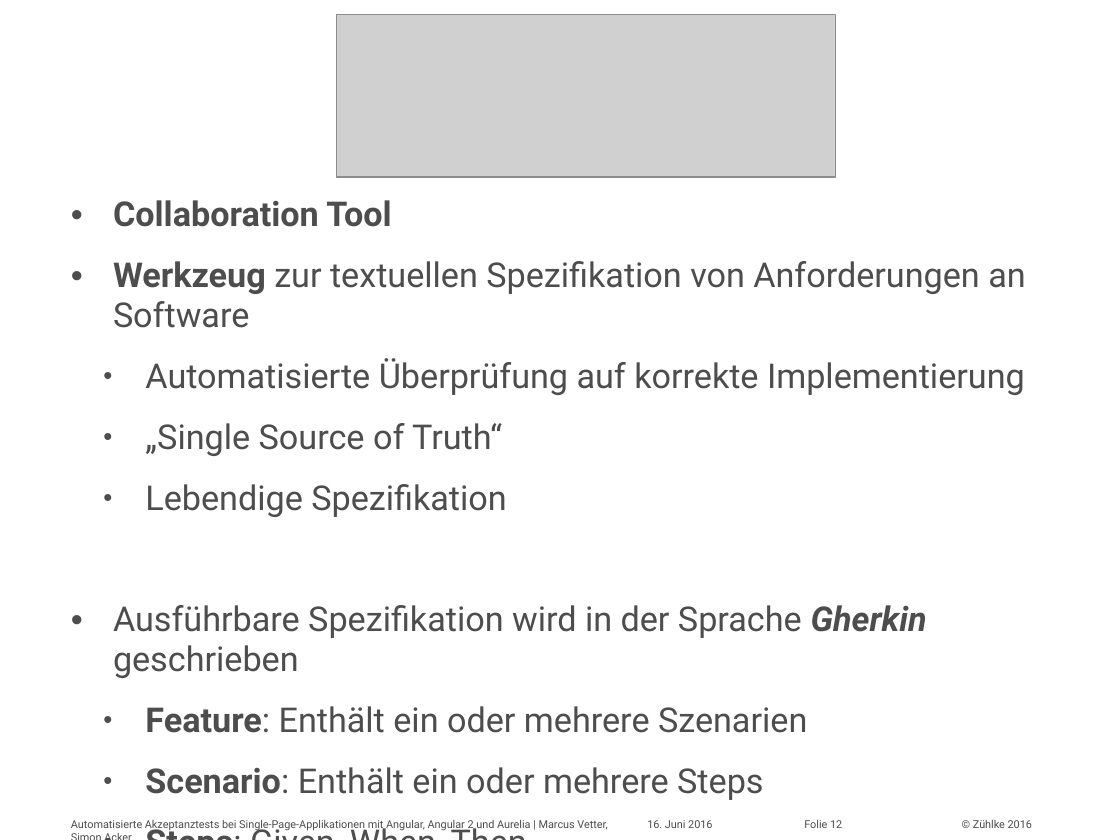
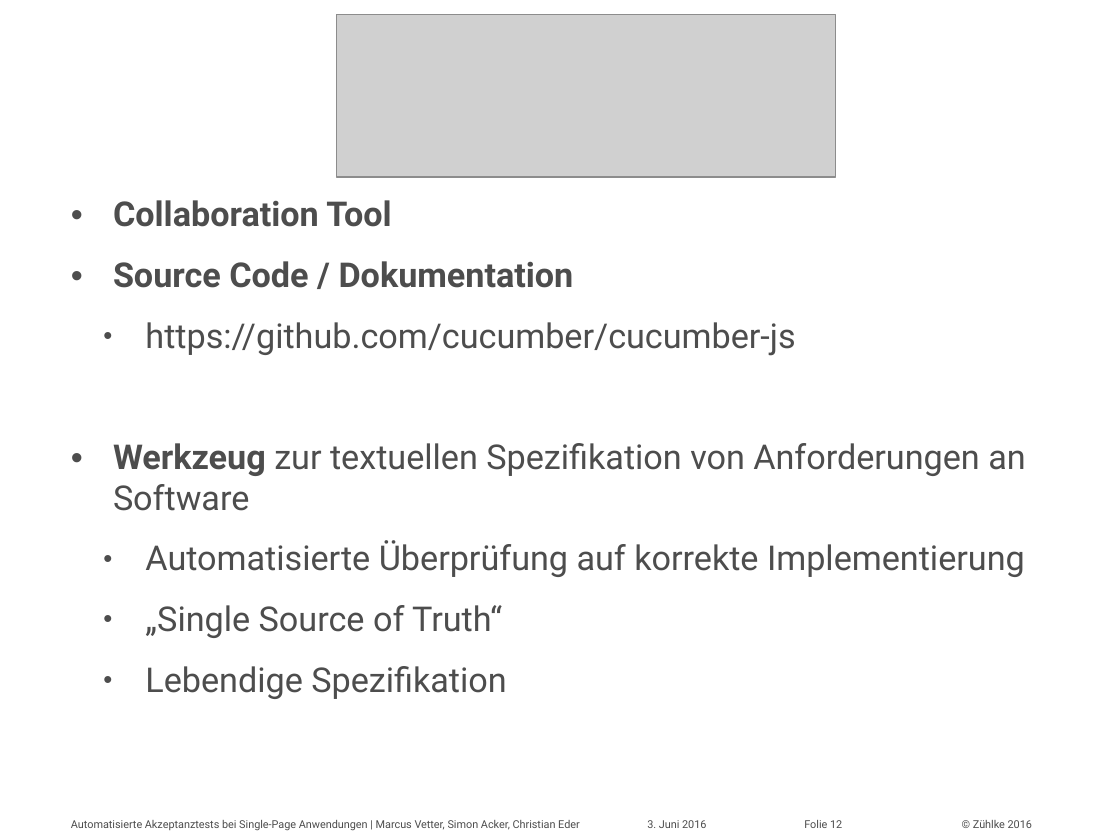
Before and after one commit to marcusvetter/yoda-chat, a slide deck: slide 12 of Vortrag_KE2016_MAVE_SIA.pptx. Drawn at 1120x840 pixels with LibreOffice and Linux fonts; fonts in the diff are those of the drawing; grey boxes stand for pictures. Boxes give left, top, right and bottom in pixels: in the first picture for what was removed or moved away, otherwise in the second. Text is boxed around its words. In the diff, an @@ line names an element or a change of style, - is before the commit and + after.

```diff
--- a/Vortrag_KE2016_MAVE_SIA.pptx
+++ b/Vortrag_KE2016_MAVE_SIA.pptx
@@ text at <box>113,261,795,356</box>: paragraphs added @@
+• Source Code / Dokumentation
+  • https://github.com/cucumber/cucumber-js
@@ text at <box>113,605,927,800</box>: paragraphs removed @@
-• Ausführbare Spezifikation wird in der Sprache Gherkin geschrieben
-  • Feature: Enthält ein oder mehrere Szenarien
-  • Scenario: Enthält ein oder mehrere Steps
-  • Steps: Given, When, Then
@@ text at <box>71,820,580,831</box>: text changed @@
-Automatisierte Akzeptanztests bei Single-Page-Applikationen mit Angular, Angular 2 und Aurelia | Marcus Vetter, Simon Acker
+Automatisierte Akzeptanztests bei Single-Page Anwendungen | Marcus Vetter, Simon Acker, Christian Eder
@@ text at <box>647,820,706,828</box>: text changed @@
-16. Juni 2016
+3. Juni 2016
```
Also in this commit, not shown: 19 other slides changed, 3 slides added, 1 slide removed.
